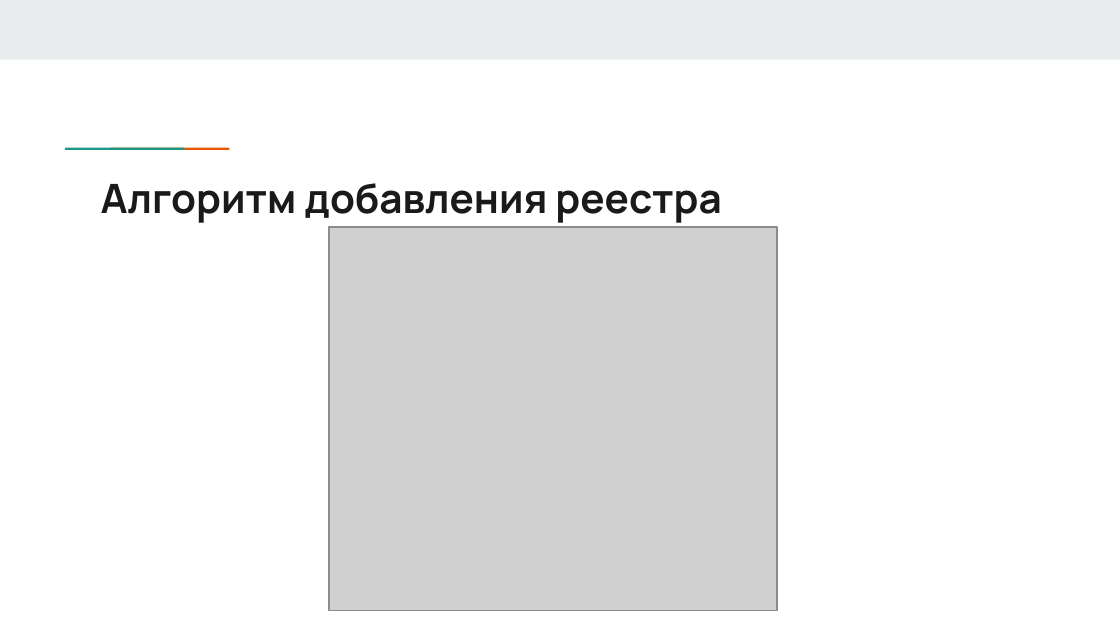
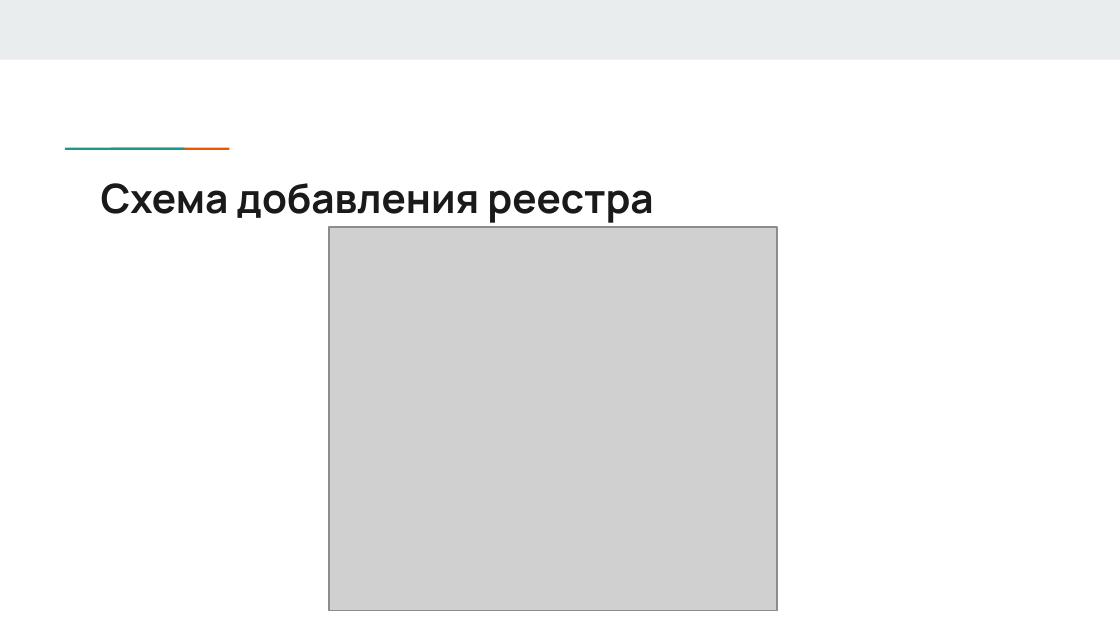
Before and after one commit to DaNkOMeN/MyDiplom, a slide deck: slide 14 of Последняя версия презентации.pptx. Drawn at 1120x630 pixels with LibreOffice and Linux fonts; fonts in the diff are those of the drawing; grey boxes stand for pictures. Boxes give left, top, right and bottom in pixels: in the first picture for what was removed or moved away, otherwise in the second. Text is boxed around its words. In the diff, an @@ line names an element or a change of style, - is before the commit and + after.

```diff
--- a/Последняя версия презентации.pptx
+++ b/Последняя версия презентации.pptx
@@ title at (x1=101, y1=183, x2=653, y2=223): text changed @@
-Алгоритм добавления реестра
+Схема добавления реестра
```
Also in this commit, not shown: 5 other slides changed, 4 slides added, 4 slides removed, 3 other files.
